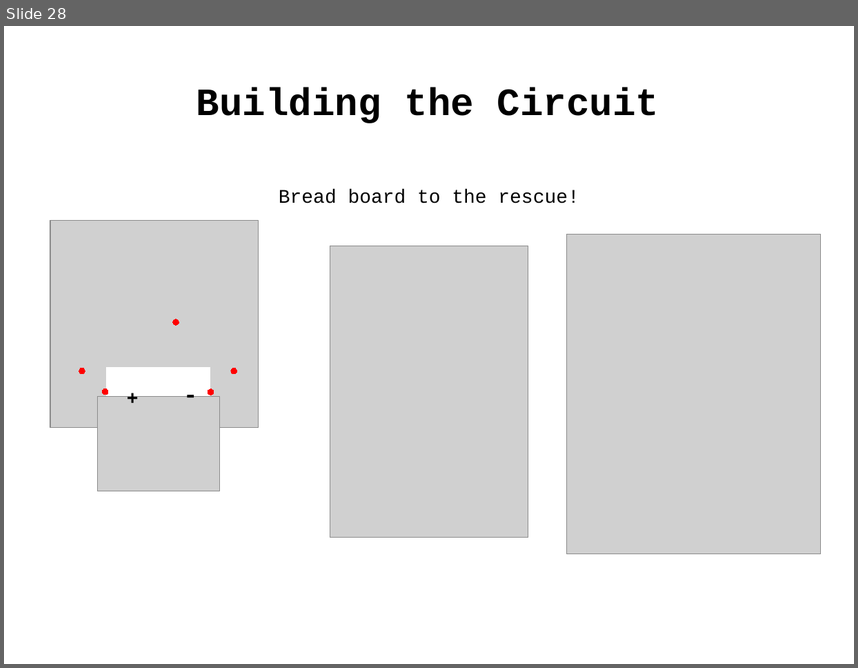
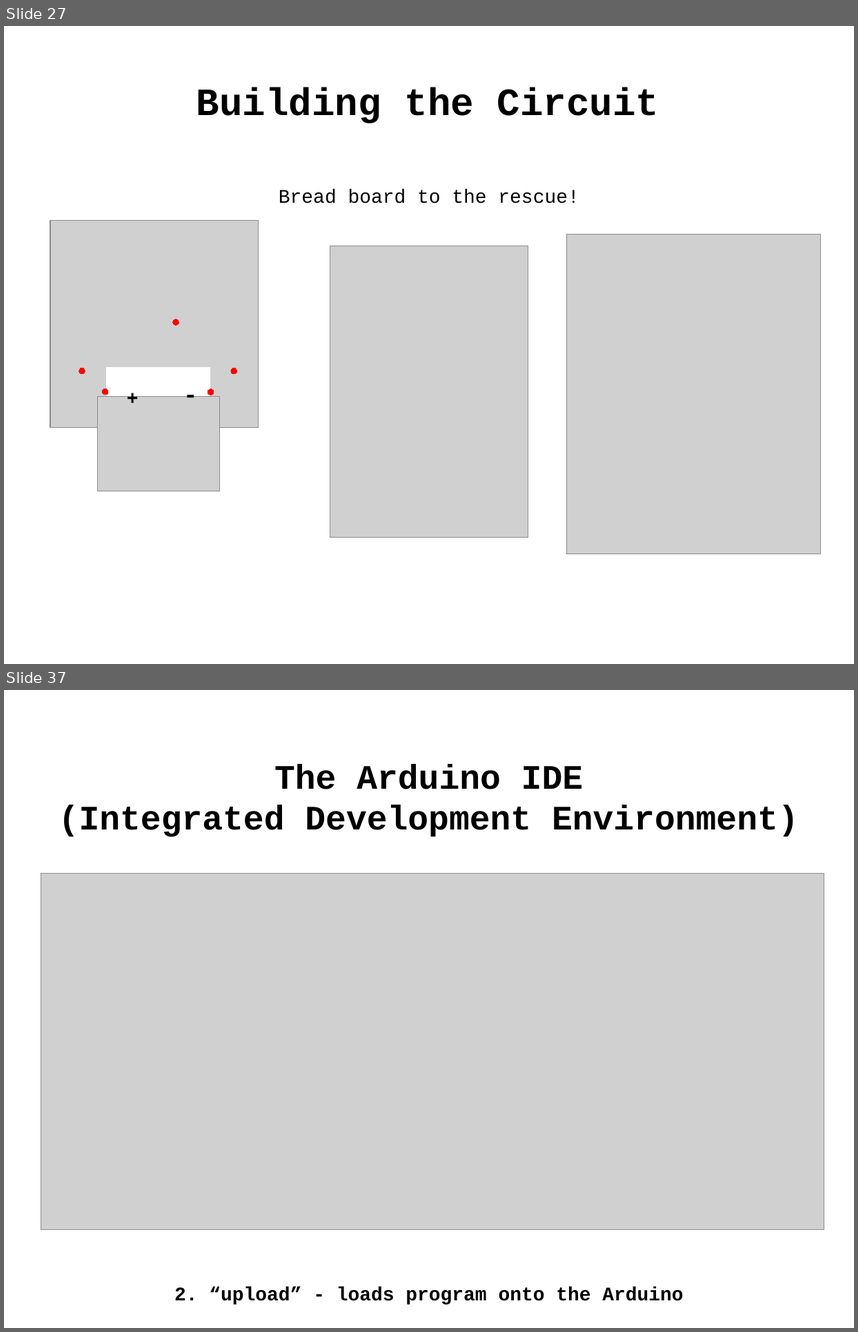
Before and after one commit to lovelandcreatorspace/presentations, a slide deck: arduino/101/raw/arduino101_slides.odp. Shown one above the other, each under a label of ours: slide 28 before the commit, slides 27 and 37 after it; the slides between them are not shown. The pictures are 858x668 and 858x1332 pixels, drawn with LibreOffice and Linux fonts; fonts in the diff are those of the drawing; grey boxes stand for pictures. Boxes give left, top, right and bottom in pixels: in the first picture for what was removed or moved away, otherwise in the second. Text is boxed around its words. In the diff, an @@ line names an element or a change of style, - is before the commit and + after.

```diff
--- a/arduino/101/raw/arduino101_slides.odp
+++ b/arduino/101/raw/arduino101_slides.odp
@@ slide 37 added at bbox=[4, 690, 854, 1328], background #FFFFFF @@
@@ text added at bbox=[59, 764, 799, 837], 32 pt, text #000000, bold @@
+The Arduino IDE
+(Integrated Development Environment)
@@ picture added at bbox=[41, 873, 824, 1229] @@
@@ text added at bbox=[174, 1286, 683, 1304], 18 pt, text #000000, bold @@
+2. “upload” - loads program onto the Arduino
@@ what was slide 28 is now slide 27 @@
```
Also in this commit, not shown: 5 slides changed, 11 other slides added, 1 slide removed, 1 other file.
